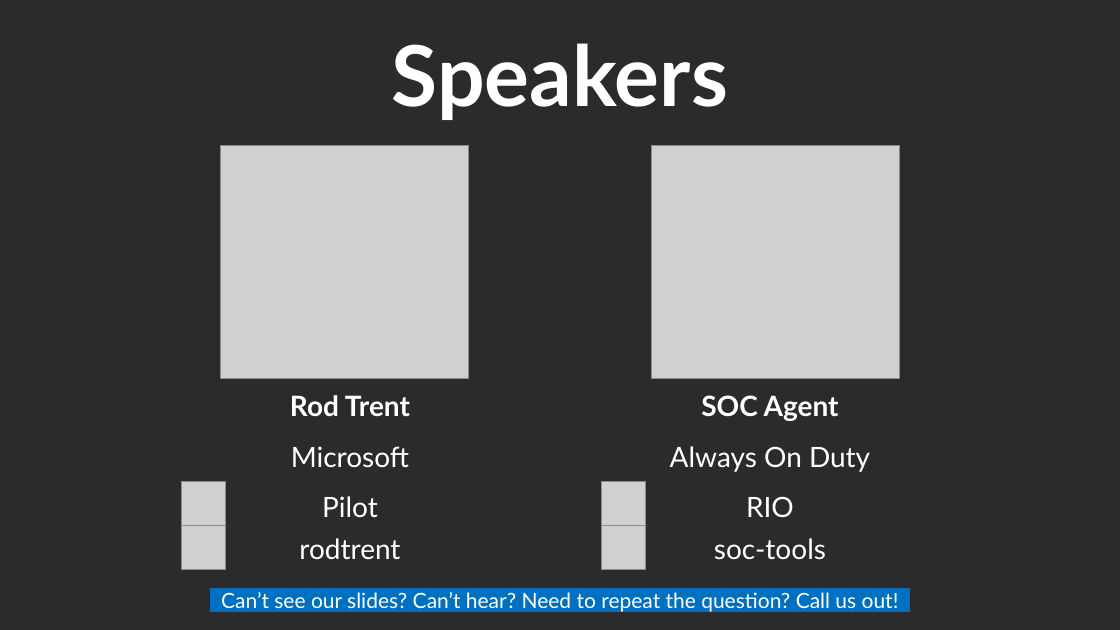
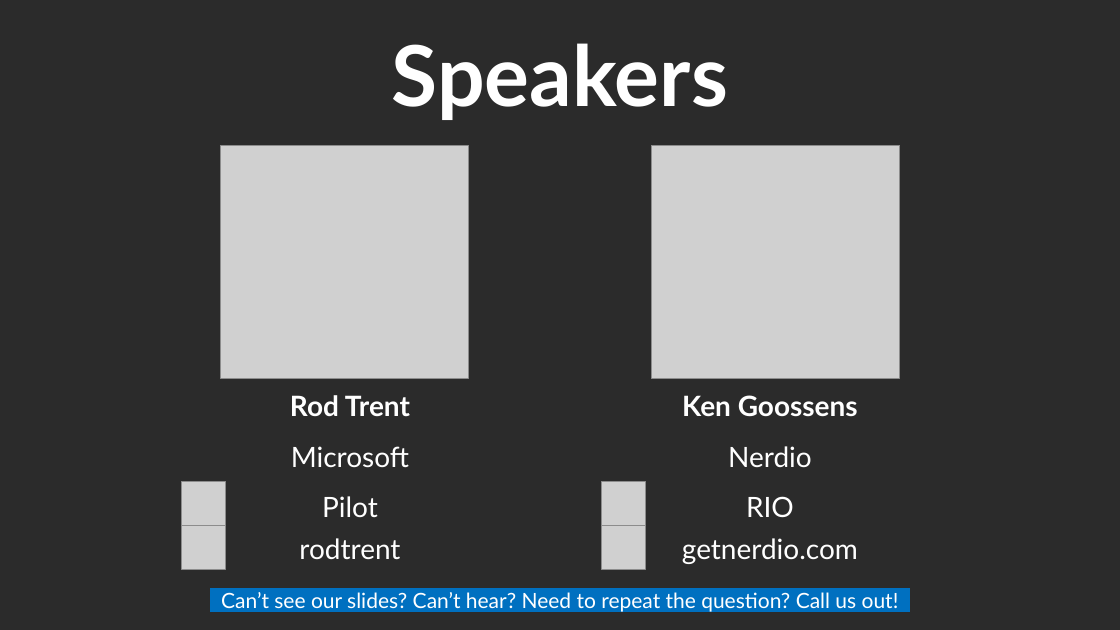
Before and after one commit to rod-trent/MMSMOA, a slide deck: slide 3 of SlideDecks/Empowering SOC Teams - MMS Midway 2026.pptx. Drawn at 1120x630 pixels with LibreOffice and Linux fonts; fonts in the diff are those of the drawing; grey boxes stand for pictures; background and template pictures are left out; a plain dark background stands for a picture behind light text. Boxes give left, top, right and bottom in pixels: in the first picture for what was removed or moved away, otherwise in the second. Text is boxed around its words. In the diff, an @@ line names an element or a change of style, - is before the commit and + after.

```diff
--- a/SlideDecks/Empowering SOC Teams - MMS Midway 2026.pptx
+++ b/SlideDecks/Empowering SOC Teams - MMS Midway 2026.pptx
@@ text at [682, 395, 858, 417]: text changed @@
-SOC Agent
+Ken Goossens
@@ text at [728, 446, 812, 467]: text changed @@
-Always On Duty
+Nerdio
@@ text at [682, 538, 858, 564]: text changed @@
-soc-tools
+getnerdio.com
```
Also in this commit, not shown: 1 other file.
